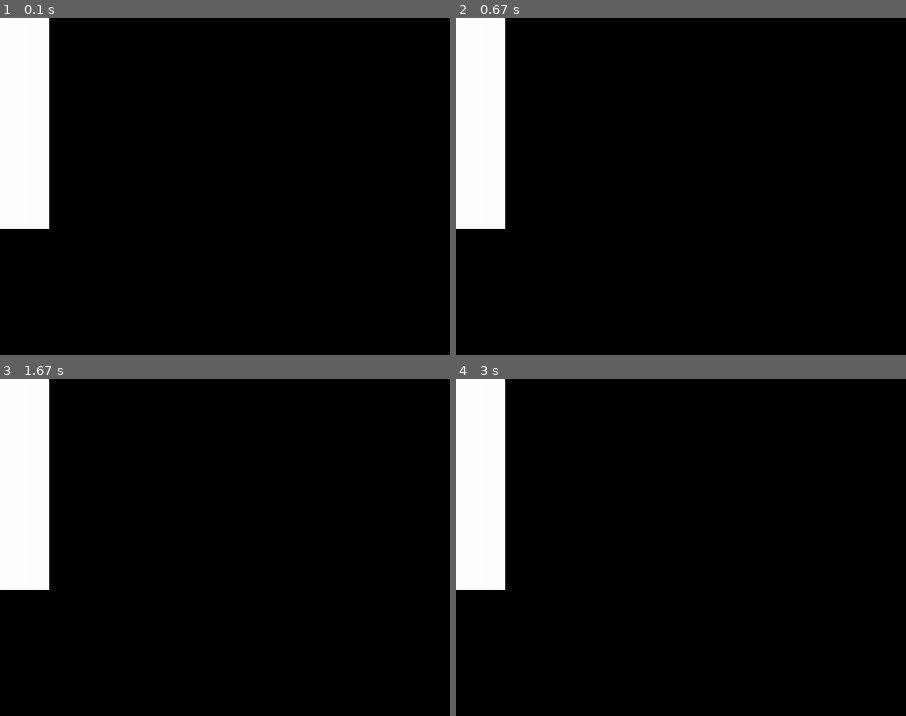
Above: before the commit, frames 1-4 (two rows, left to right).
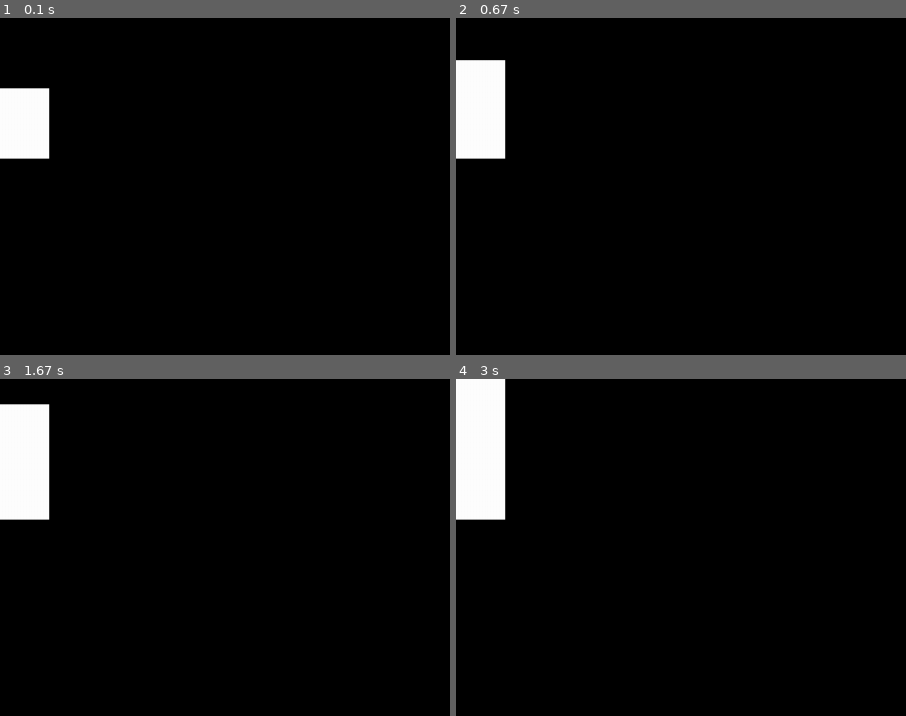
Above: after the commit, the same moments.

Repository: sshiple/Pong-Project
Game: pygame game, started from pong.py
Two runs of this game, one before a commit and one after it. Both use one fixed random seed, a clock stepped at 60 frames per second and the inputs below.
Inputs:
- Up to frame 1 (0.1 s): no input
- Up to frame 2 (0.67 s): hold Up from 0.33 s (still down)
- Up to frame 3 (1.67 s): release Up at 0.8 s; hold Down 0.83-1.13 s; hold Up 1.17-1.53 s
- Up to frame 4 (3 s): hold Up 1.97-2.27 s
The pictures show only the part of the screen within x 0-50%, y 0-50%; the shares and areas given below are measured in that part.

The runs differ from the first frame. In frame 1, 4.7% of the frame differs, in the area x 0-12%, y 0-63%; in frame 2, 3.8%; in frame 3, 3.2%; in frame 4, 2.3%.

Commit message:
Add files via upload

Diff:
--- a/pong.py
+++ b/pong.py
@@ -22,8 +22,8 @@
 
 
 rectColor = (255, 255, 255) #sets the rectangle color
-rectSize = rectWidth, rectHeight = 70, 300 # sets size of the square to 100x100
-rectPos = rectX, rectY = 0, 0 #sets the position of the square within the
+rectSize = rectWidth, rectHeight = 70, 100 # sets size of the square to 100x100
+rectPos = rectX, rectY = 0, 100 #sets the position of the square within the
 # display
 
 rectSpeed = 2 # I dont know what this means at all
@@ -32,6 +32,13 @@
 
 gameRect = pygame.Rect(rectX, rectY, rectWidth, rectHeight)
 
+def move_rect(gameRect):
+    keys = pygame.key.get_pressed()
+    if keys[pygame.K_UP]:
+        gameRect.move_ip(0, -rectSpeed)
+    if keys[pygame.K_DOWN]:
+        gameRect.move_ip(0, rectSpeed)
+
 
 while True:
     for event in pygame.event.get():
@@ -39,6 +46,9 @@
             pygame.quit()
             sys.exit()
 
+
+    move_rect(gameRect)
+
     gameRect.clamp_ip(surface.get_rect())
 
     pygame.draw.rect(surface, rectColor, gameRect)
